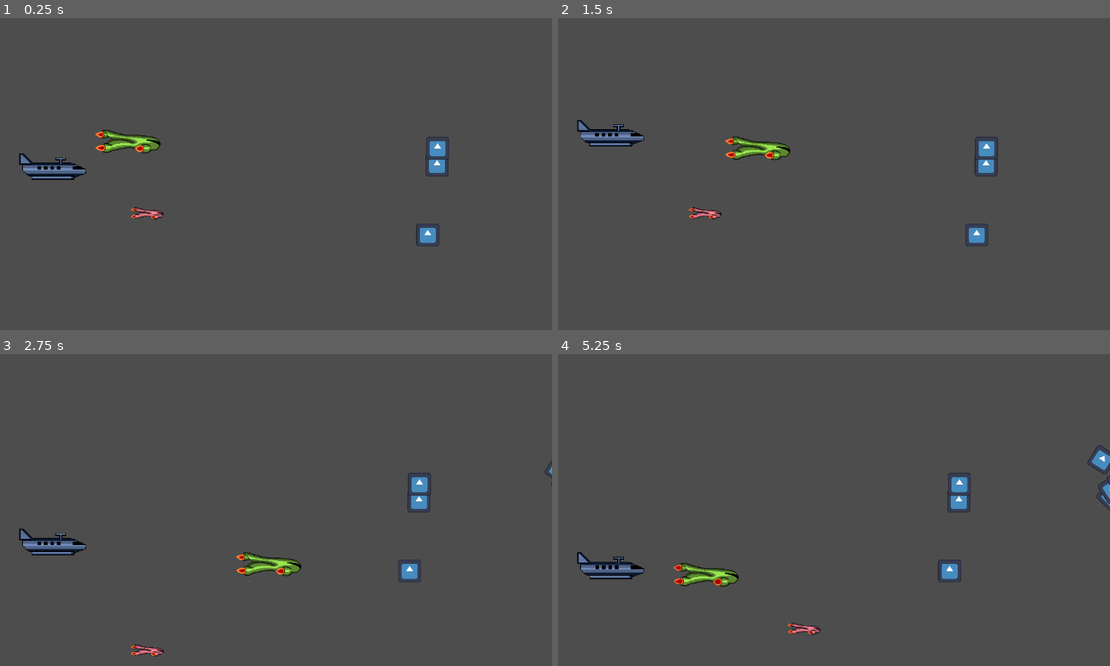
Above: before the commit, frames 1-4 (two rows, left to right).
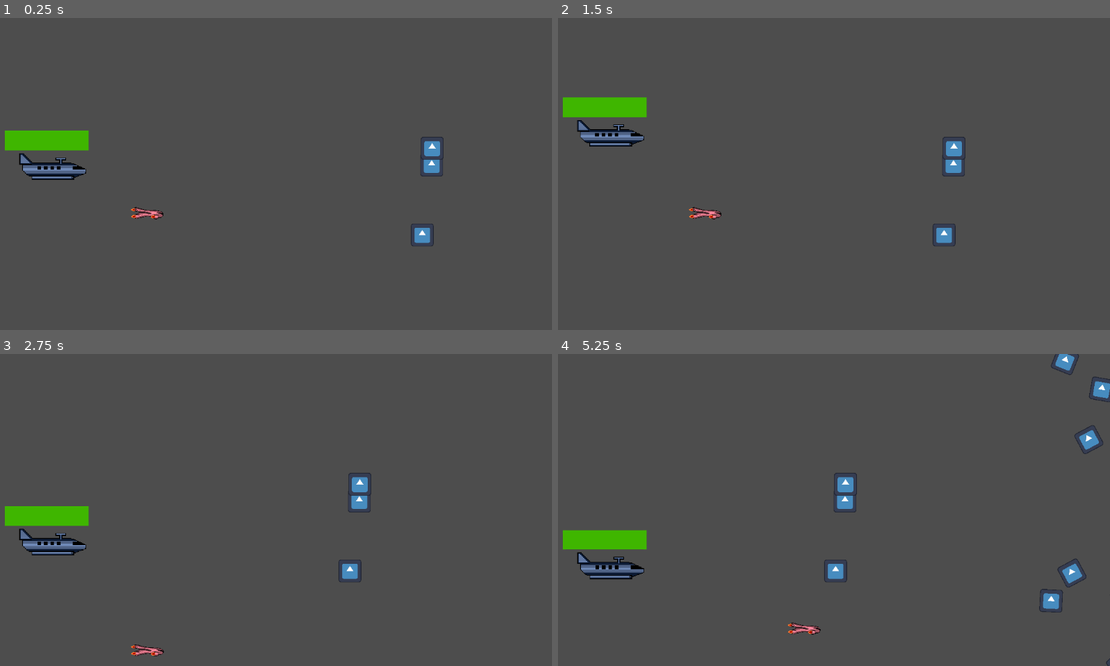
Above: after the commit, the same moments.

Repository: LastAeon77/JambandGame
Game: Godot game, scene res://scenes/space_level.tscn
Two runs of this game, one before a commit and one after it. Both use one fixed random seed, a clock stepped at 60 frames per second and the inputs below. The engine's default icon, where the game draws it, is replaced by a stand-in: a white triangle on a blue panel in a dark square.
Inputs:
- Up to frame 1 (0.25 s): no input
- Up to frame 2 (1.5 s): hold Right (ui_right) 0.53-1.28 s; tap L (test_asteroid) at 0.6 s; hold Down (ui_down) from 1.28 s (still down); tap F (decelerrate) at 1.35 s
- Up to frame 3 (2.75 s): tap L (test_asteroid) at 1.55, 2.3 s; release Down (ui_down) at 2.03 s; hold Right (ui_right) from 2.03 s (still down); hold S (down_player_2) from 2.03 s (still down)
- Up to frame 4 (5.25 s): release Right (ui_right) at 2.78 s; release S (down_player_2) at 2.78 s; hold R (accelerate) 2.78-3.53 s; tap A (left_player_2) at 2.85 s; tap L (test_asteroid) at 3.05, 3.8, 4.35 s; hold D (right_player_2) 3.53-4.28 s; hold Left (ui_left) 3.53-5.03 s; hold Down (ui_down) from 5.03 s (still down); hold W (up_player_2) from 5.03 s (still down)

The runs differ from the first frame. In frame 1, 2.0% of the frame differs, in the area x 0-82%, y 34-74%; in frame 2, 2.6%; in frame 3, 2.6%; in frame 4, 3.7%, in the area x 0-100%, y 0-100%.

Commit message:
Updated passenger Ship

Diff:
--- /dev/null
+++ b/Stats/Stat.json
@@ -0,0 +1,5 @@
+{
+	"PassengerShip": {
+		"health" : 20
+	}
+}
--- /dev/null
+++ b/Stats/Stat.tres
@@ -0,0 +1,8 @@
+[gd_resource type="JSON" format=3 uid="uid://c7bai7vhan41g"]
+
+[resource]
+data = {
+"PassengerShip": {
+"health": 20.0
+}
+}
--- a/project.godot
+++ b/project.godot
@@ -14,6 +14,10 @@
 run/main_scene="res://scenes/space_level.tscn"
 config/features=PackedStringArray("4.2", "Forward Plus")
 config/icon="res://sprites/icon.svg"
+
+[autoload]
+
+SignalBus="*res://scripts/SignalBus.gd"
 
 [input]
 
--- a/scenes/asteroid.tscn
+++ b/scenes/asteroid.tscn
@@ -1,12 +1,12 @@
 [gd_scene load_steps=4 format=3 uid="uid://c1ino5hpjsofp"]
 
-[ext_resource type="Script" path="res://asteroid.gd" id="1_1rshi"]
+[ext_resource type="Script" path="res://scripts/asteroid.gd" id="1_1rshi"]
 [ext_resource type="Texture2D" uid="uid://qerubgc6veti" path="res://sprites/icon.svg" id="2_wj1av"]
 
 [sub_resource type="CircleShape2D" id="CircleShape2D_27v2v"]
 radius = 18.2483
 
-[node name="Asteroid" type="Area2D"]
+[node name="Asteroid" type="Area2D" groups=["asteroid"]]
 script = ExtResource("1_1rshi")
 
 [node name="Sprite2D" type="Sprite2D" parent="."]
--- a/scenes/passenger_ship.tscn
+++ b/scenes/passenger_ship.tscn
@@ -1,10 +1,13 @@
-[gd_scene load_steps=4 format=3 uid="uid://cbw3frru4q7te"]
+[gd_scene load_steps=5 format=3 uid="uid://cbw3frru4q7te"]
 
 [ext_resource type="Texture2D" uid="uid://dykvnivcjbfpb" path="res://sprites/Passenger Ship.png" id="1_eyfjm"]
 [ext_resource type="Script" path="res://scripts/passenger_ship.gd" id="1_o2fu7"]
 
 [sub_resource type="CapsuleShape2D" id="CapsuleShape2D_kik2n"]
 height = 82.0
+
+[sub_resource type="StyleBoxFlat" id="StyleBoxFlat_b2r86"]
+bg_color = Color(0.248661, 0.71495, 1.92523e-07, 1)
 
 [node name="PassengerShip" type="CharacterBody2D"]
 collision_layer = 2
@@ -18,3 +21,21 @@
 position = Vector2(10, 1.5)
 rotation = 1.5708
 shape = SubResource("CapsuleShape2D_kik2n")
+
+[node name="Area2D" type="Area2D" parent="."]
+
+[node name="ShipHitbox" type="CollisionShape2D" parent="Area2D"]
+position = Vector2(10, 1.5)
+rotation = 1.5708
+shape = SubResource("CapsuleShape2D_kik2n")
+
+[node name="HealthBar" type="ProgressBar" parent="."]
+offset_left = -56.0
+offset_top = -54.0
+offset_right = 60.0
+offset_bottom = -27.0
+theme_override_styles/fill = SubResource("StyleBoxFlat_b2r86")
+value = 100.0
+show_percentage = false
+
+[connection signal="area_entered" from="Area2D" to="." method="_on_area_2d_area_entered"]
--- a/scenes/player_ship.tscn
+++ b/scenes/player_ship.tscn
@@ -29,6 +29,7 @@
 }]
 
 [node name="PlayerShip" type="CharacterBody2D" groups=["Magnetic", "Player"]]
+visible = false
 script = ExtResource("1_4xxtt")
 
 [node name="PlayerCollsion" type="CollisionShape2D" parent="."]
--- a/scenes/space_level.tscn
+++ b/scenes/space_level.tscn
@@ -11,7 +11,7 @@
 [node name="SpaceLevel" type="Node"]
 
 [node name="Asteroid_Generator" parent="." instance=ExtResource("1_m0rt1")]
-position = Vector2(1236, -134)
+position = Vector2(1461, 407)
 
 [node name="WorldBoundries" type="StaticBody2D" parent="."]
 
@@ -39,6 +39,8 @@
 
 [node name="PlayerShip" parent="." instance=ExtResource("1_mn0o8")]
 position = Vector2(-543, -144)
+collision_layer = 0
+collision_mask = 0
 
 [node name="PassengerShip" parent="." instance=ExtResource("2_rhrxj")]
 position = Vector2(-950, 0)
@@ -55,6 +57,11 @@
 
 [node name="PullPushShip" parent="." instance=ExtResource("6_4jwa6")]
 position = Vector2(-495, 165)
+collision_layer = 0
+collision_mask = 0
 
 [node name="Asteroid_Generator2" parent="." instance=ExtResource("1_m0rt1")]
-position = Vector2(2514, -78)
+position = Vector2(1374, -456)
+
+[node name="Asteroid_Generator4" parent="." instance=ExtResource("1_m0rt1")]
+position = Vector2(1483, 1)
--- a/scripts/SignalBus.gd
+++ b/scripts/SignalBus.gd
@@ -10,6 +10,4 @@
 func _process(delta):
 	pass
 
-signal _asteroid_accelerate()
-
-signal _asteroid_deccelerate()
+signal _game_lost()
--- a/asteroid.gd
+++ b/scripts/asteroid.gd
@@ -1,7 +1,7 @@
 extends Area2D
 
 var movement_vector := Vector2(-1,0)
-var speed: int = 30
+var speed: int = 120
 # Called when the node enters the scene tree for the first time.
 func _ready():
 	#rotation = randf_range(0,2*PI)
@@ -12,7 +12,9 @@
 # Called every frame. 'delta' is the elapsed time since the previous frame.
 func _process(delta):
 	position += movement_vector.rotated(rotation) * speed * delta
-	# TODO: Check if asteroid is too high or low and queue free it.
+	if position.x < -1000:
+		queue_free()
+
 
 func on_ready(rotate):
 	rotation = rotate
@@ -24,7 +26,3 @@
 func slow_down():
 	speed*=0.5
 	speed = max(1,speed)
-
-func _on_area_entered(area):
-	#queue_free()
-	pass
--- a/scripts/asteroid_generator.gd
+++ b/scripts/asteroid_generator.gd
@@ -26,7 +26,6 @@
 		var dot_product = vector_to_top_right.dot(vector_to_bottom_right)
 		var angle = acos(dot_product)
 		angle = angle
-		print(rad_to_deg(angle))
 		var temp = asteroid_block.instantiate()
 		add_child(temp)
 		temp.global_position = global_position
--- a/scripts/passenger_ship.gd
+++ b/scripts/passenger_ship.gd
@@ -3,6 +3,8 @@
 
 @export var speed: int = 300.0
 @export var acceleration = 2.0
+
+var health = 20
 
 var follow_tolerance: int = 15
 var magnetic_ship: CharacterBody2D
@@ -10,6 +12,10 @@
 
 func _ready():
 	magnetic_ship = get_tree().get_first_node_in_group("Magnetic")
+	SignalBus.connect("_game_lost", ship_destroyed)
+	$HealthBar.max_value = health
+	$HealthBar.min_value = 0
+	$HealthBar.value = $HealthBar.max_value
 
 
 func _process(delta):
@@ -27,3 +33,16 @@
 	#velocity = direction * speed
 
 	move_and_slide()
+
+func damaged():
+	$HealthBar.value -= 10
+	if $HealthBar.value<=0:
+		ship_destroyed()
+
+func ship_destroyed():
+	pass
+
+
+func _on_area_2d_area_entered(area:Area2D):
+	if area.is_in_group("asteroid"):
+		damaged()
--- a/scripts/player_ship.gd
+++ b/scripts/player_ship.gd
@@ -6,6 +6,8 @@
 
 func _ready():
 	$ShipSpriteAnimated.play("default")
+	floor_stop_on_slope =false
+
 
 func _process(delta):
 	var direction: Vector2
--- a/scripts/pull_push_ship.gd
+++ b/scripts/pull_push_ship.gd
@@ -29,11 +29,12 @@
 		position.x-=10
 
 func _on_forcefield_area_entered(area:Area2D):
-	if asteroids_in_your_area.has(area):
-		pass
-	else:
-		print("added asteroid")
-		asteroids_in_your_area[area] = null
+	if(area.is_in_group("asteroid")):
+		if asteroids_in_your_area.has(area):
+			pass
+		else:
+			print("added asteroid")
+			asteroids_in_your_area[area] = null
 
 func _on_forcefield_area_exited(area):
 	if asteroids_in_your_area.has(area):
